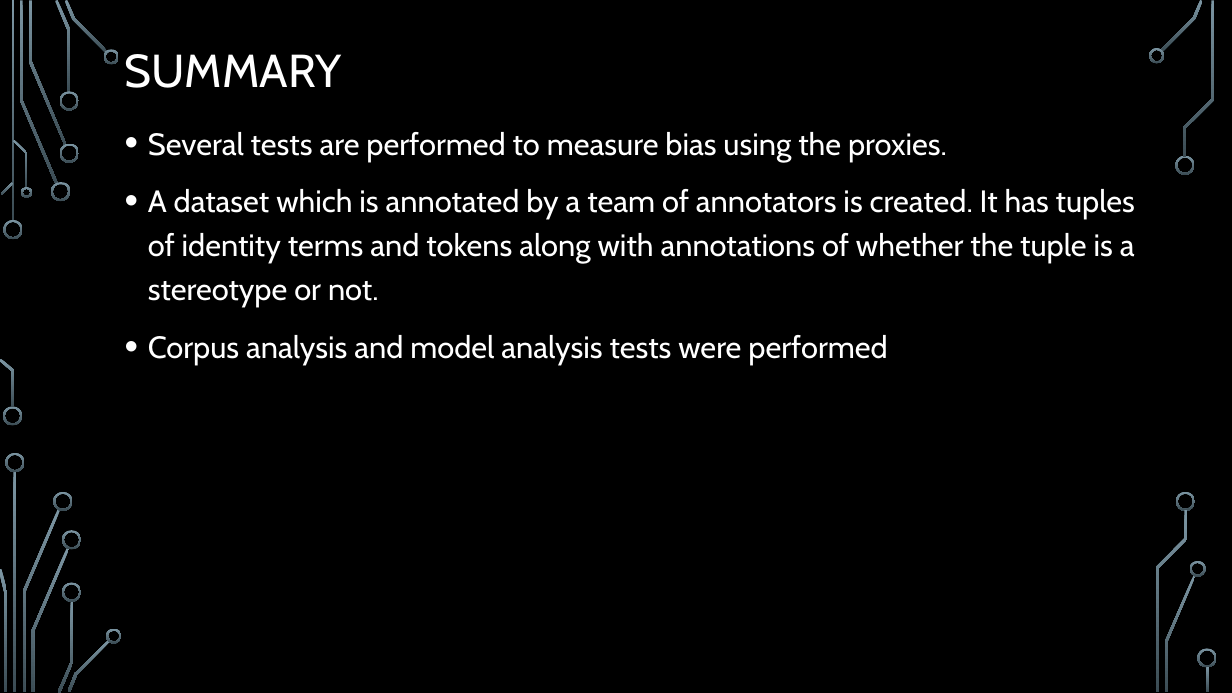
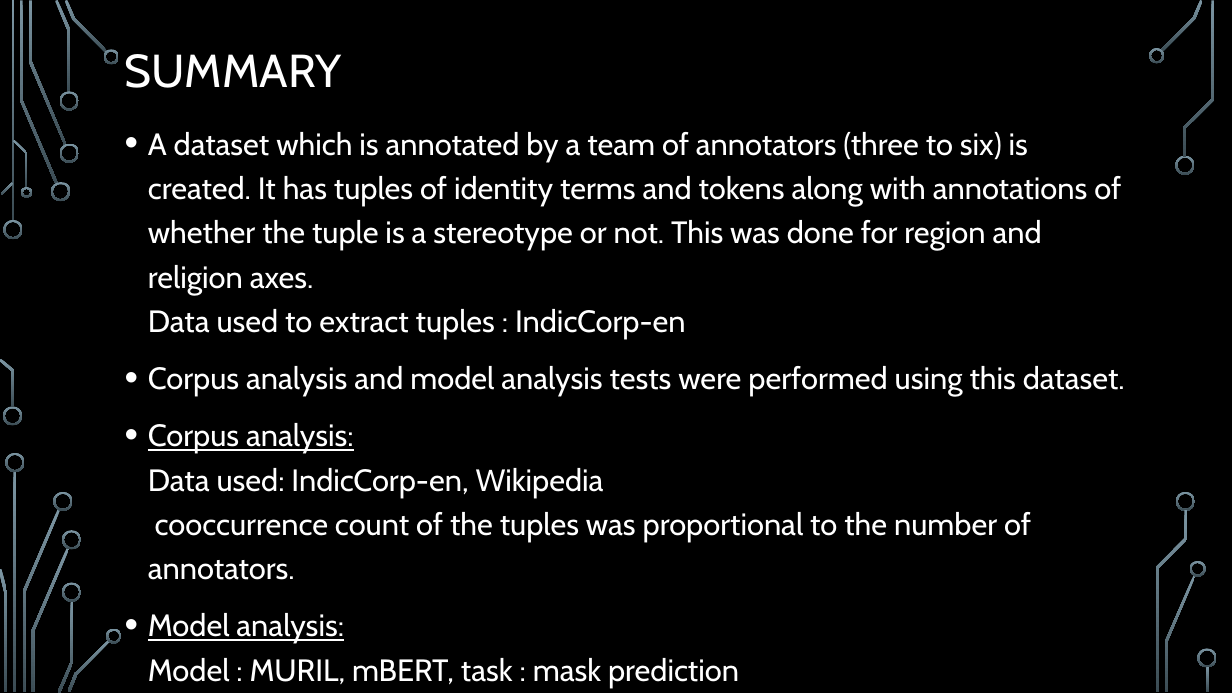
Before and after one commit to sweta-98/LLM_Bias, a slide deck: slide 4 of Reading_Task_Report.pptx (slide 3 before the commit). Drawn at 1232x693 pixels with LibreOffice and Linux fonts; fonts in the diff are those of the drawing; background and template pictures are left out. Boxes give left, top, right and bottom in pixels: in the first picture for what was removed or moved away, otherwise in the second. Text is boxed around its words. In the diff, an @@ line names an element or a change of style, - is before the commit and + after.

Commit message:
Updated

```diff
--- a/Reading_Task_Report.pptx
+++ b/Reading_Task_Report.pptx
@@ text at bbox=[148, 132, 1125, 688]: text changed @@
-• Several tests are performed to measure bias using the proxies.
-• A dataset which is annotated by a team of annotators is created. It has tuples of identity terms and tokens along with annotations of whether the tuple is a stereotype or not.
-• Corpus analysis and model analysis tests were performed
+• A dataset which is annotated by a team of annotators (three to six) is created. It has tuples of identity terms and tokens along with annotations of whether the tuple is a stereotype or not. This was done for region and religion axes.
+  Data used to extract tuples : IndicCorp-en
+• Corpus analysis and model analysis tests were performed using this dataset.
+• Corpus analysis:
+  Data used: IndicCorp-en, Wikipedia
+  cooccurrence count of the tuples was proportional to the number of annotators.
+• Model analysis:
+  Model : MURIL, mBERT, task : mask prediction
+  cooccurrence count of the tuples was proportional to the number of annotators.
```
Also in this commit, not shown: 2 other slides changed, 1 slide added, 1 slide removed.
